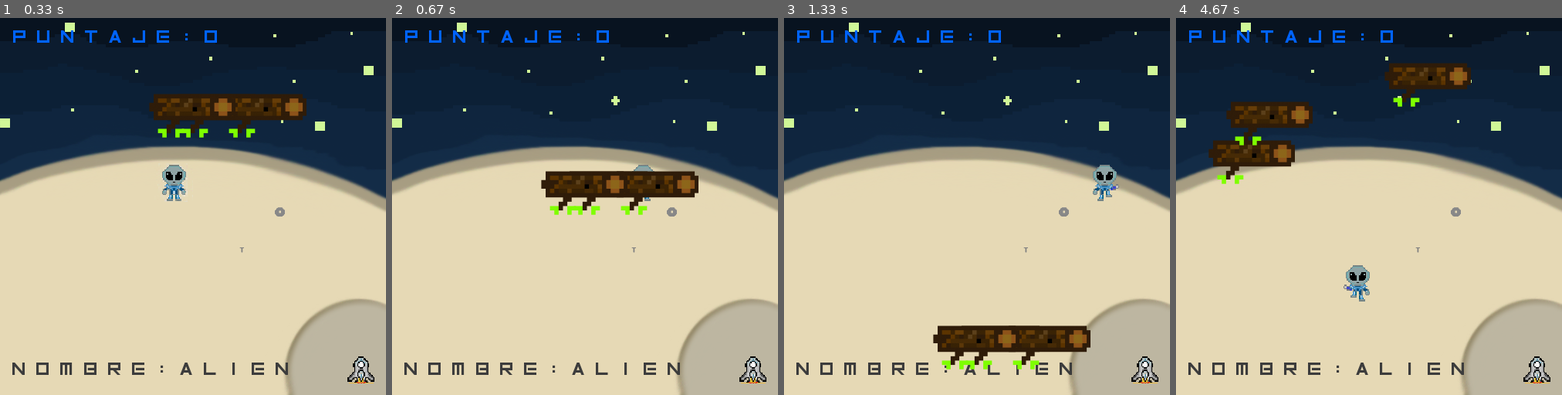
Above: before the commit, frames 1-4 (left to right).
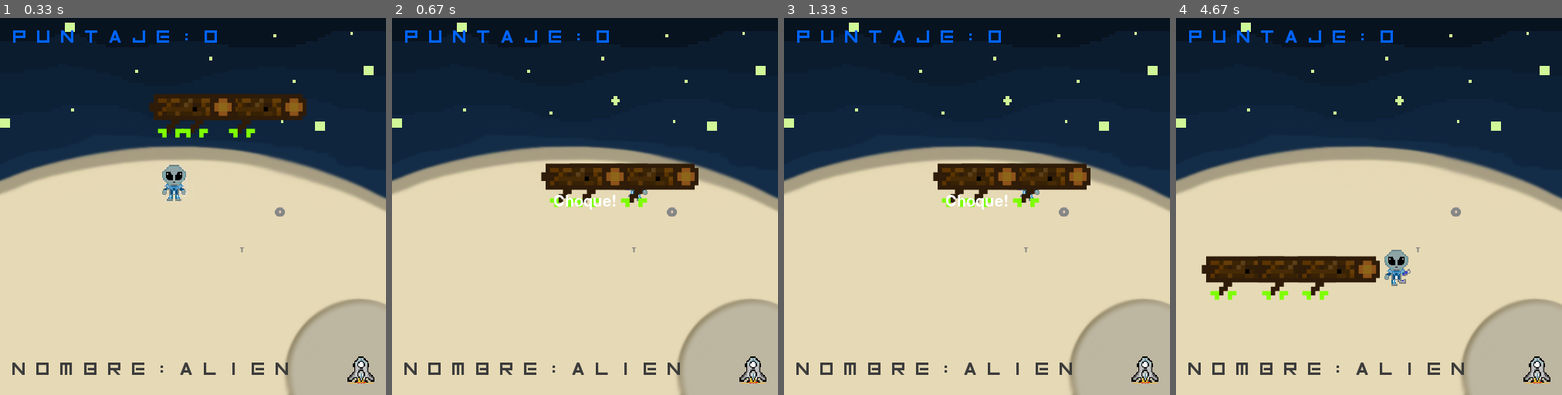
Above: after the commit, the same moments.

Repository: aperez536/pygame
Game: pygame game, started from Aliens.py
Two runs of this game, one before a commit and one after it. Both use one fixed random seed, a clock stepped at 60 frames per second and the inputs below.
Inputs:
- Up to frame 1 (0.33 s): no input
- Up to frame 2 (0.67 s): hold Right from 0.33 s (still down)
- Up to frame 3 (1.33 s): release Right at 0.8 s; hold Right from 1.17 s (still down)
- Up to frame 4 (4.67 s): release Right at 1.63 s; hold Left 1.67-2.2 s; hold Down 2.23-2.53 s; hold Left 2.57-2.97 s; hold Right 3.4-4.03 s; hold Down 4.07-4.43 s; hold Left from 4.47 s (still down)

Frame 1 is identical in both runs. In frame 2, 3.2% of the frame differs, in the area x 38-80%, y 38-53%; in frame 3, 7.2%; in frame 4, 9.1%, in the area x 6-77%, y 12-76%.

Commit message:
colisiones con los troncos

Diff:
--- a/Aliens.py
+++ b/Aliens.py
@@ -136,7 +136,7 @@
     sonidomover=pygame.mixer.Sound("Sonidos/mover.mp3")
     pygame.mixer.music.load("Sonidos/win.mp3")
 
-    #
+    #posiciones del tronco
     tron1x= random.randrange(0,400)
     tron1y=0
     tron2x=random.randrange(0,400)
@@ -210,6 +210,30 @@
         if tron3y==600:
             tron3y=0
             tron3x=random.randrange(0,400)
+
+        #colision
+        auxposx=x_var-90
+        auxposy=y_var
+        i=1
+        col=False
+
+        for i in range (1,130):
+                auxposx=auxposx+1
+                if  tron1x==auxposx and tron1y==auxposy:
+                    col=True
+
+                if  tron2x==auxposx and tron2y==auxposy:
+                    col=True
+
+                if  tron3x==auxposx and tron3y==auxposy:
+                    col=True
+        if col==True:
+                    mensaje_colision()
+                    game_loop()
+
+
+
+
         ##
         # si el perosonaje principal esta en esa pocision , va a agarrar la tuerca.
         if((x_var>=330 and x_var<=340)and (y_var >=220 and y_var<=250) ):
